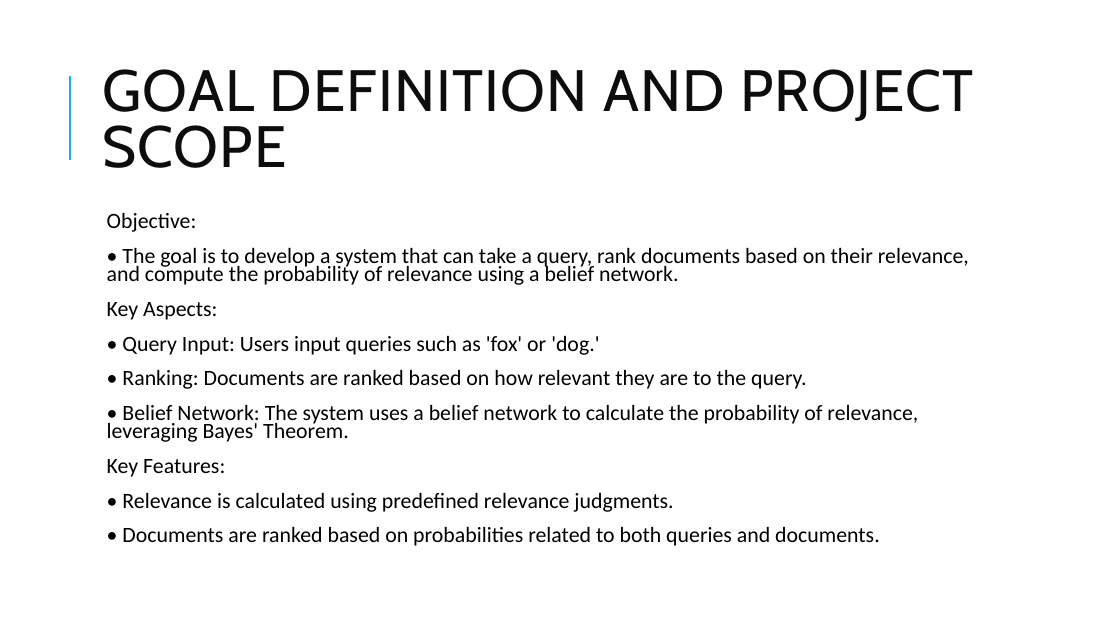
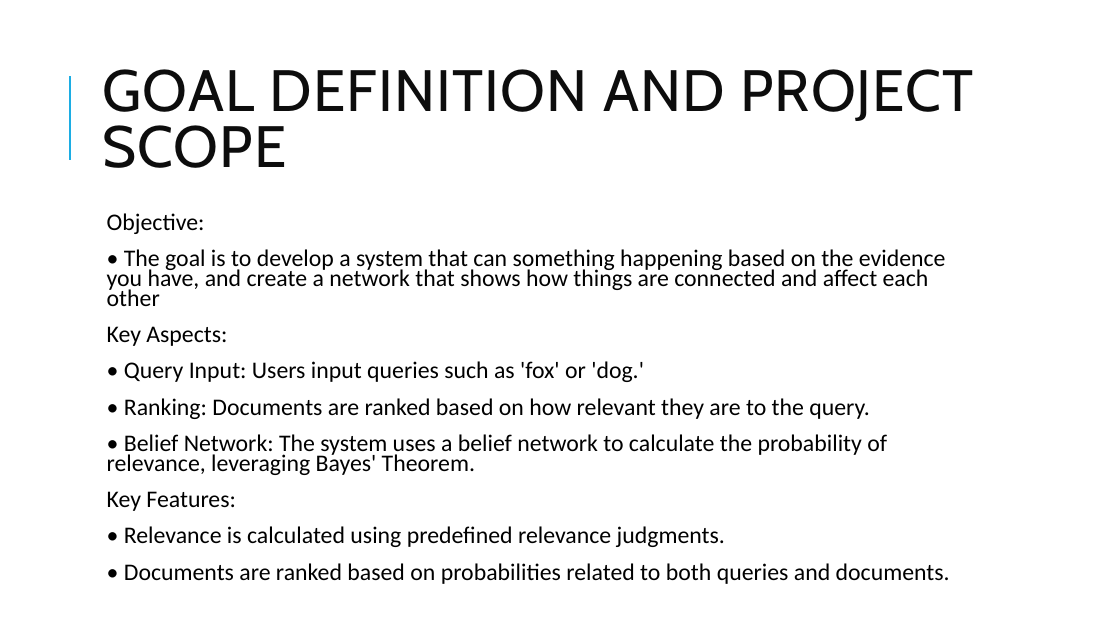
Before and after one commit to malikkusman/Information-Retrieval-Fall-2024, a slide deck: slide 2 of Assignment 7/Information Retrieval and Belief Networks.pptx. Drawn at 1120x630 pixels with LibreOffice and Linux fonts; fonts in the diff are those of the drawing. Boxes give left, top, right and bottom in pixels: in the first picture for what was removed or moved away, otherwise in the second. Text is boxed around its words. In the diff, an @@ line names an element or a change of style, - is before the commit and + after.

```diff
--- a/Assignment 7/Information Retrieval and Belief Networks.pptx
+++ b/Assignment 7/Information Retrieval and Belief Networks.pptx
@@ text at (x1=107, y1=213, x2=950, y2=584): size 18.7 to 20.4 pt in "Objective:", "Key Aspects:", "• Query Input: Users input queries such ...", "• Ranking: Documents are ranked based on ..." and 4 more places @@
@@ text at (x1=107, y1=249, x2=946, y2=306): text changed; size 18.7 to 20.4 pt @@
-  • The goal is to develop a system that can take a query, rank documents based on their relevance, and compute the probability of relevance using a belief network.
+  • The goal is to develop a system that can something happening based on the evidence you have, and create a network that shows how things are connected and affect each other
```
Also in this commit, not shown: 45 other files.
